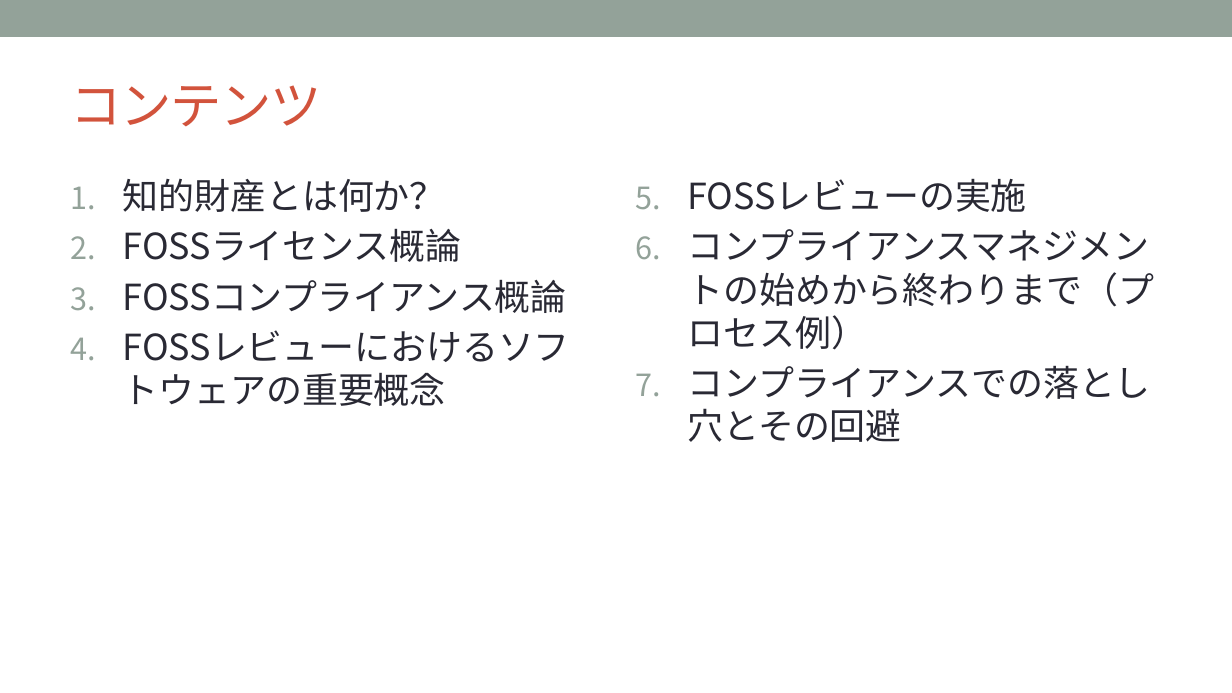
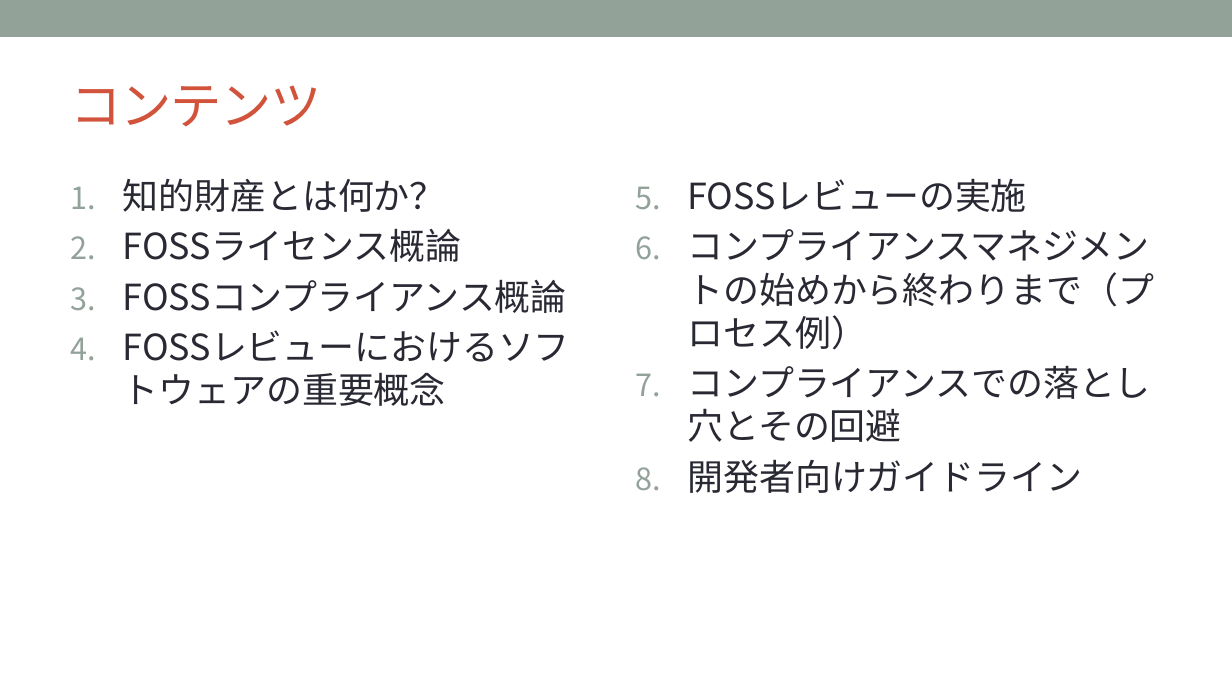
Before and after one commit to OpenChain-Project/Curriculum-Translation-JP, a slide deck: slide 5 of REVIEW/Version_for_v1.1/openchain-curriculum-for-1-1_JP_review_tani.pptx (slide 3 before the commit). Drawn at 1232x693 pixels with LibreOffice and Linux fonts; fonts in the diff are those of the drawing; background and template pictures are left out. Boxes give left, top, right and bottom in pixels: in the first picture for what was removed or moved away, otherwise in the second. Text is boxed around its words. In the diff, an @@ line names an element or a change of style, - is before the commit and + after.

```diff
--- a/REVIEW/Version_for_v1.1/openchain-curriculum-for-1-1_JP_review_tani.pptx
+++ b/REVIEW/Version_for_v1.1/openchain-curriculum-for-1-1_JP_review_tani.pptx
@@ text at (688,460,1083,493): paragraph added @@
+8. 開発者向けガイドライン
```
Also in this commit, not shown: 31 other slides changed, 9 slides added, 1 slide removed.
